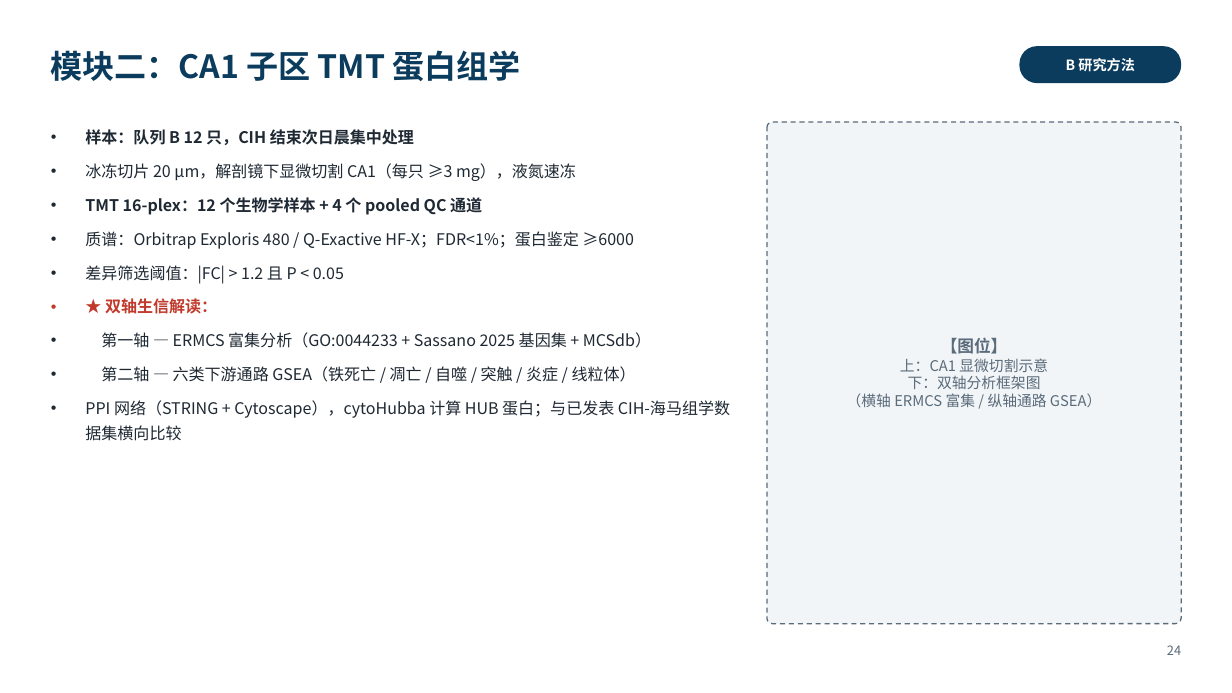
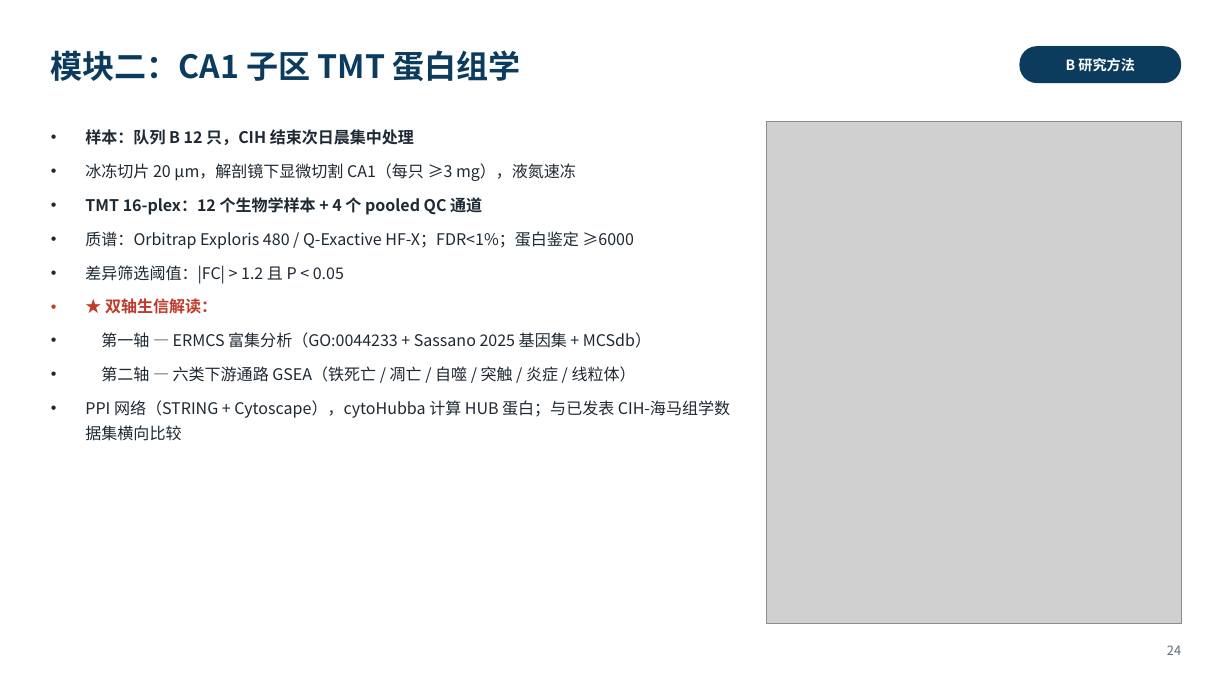
Before and after one commit to xoaiquynhanh17228kk-sketch/test, a slide deck: slide 24 of 开题报告_骨架.pptx. Drawn at 1232x693 pixels with LibreOffice and Linux fonts; fonts in the diff are those of the drawing; grey boxes stand for pictures. Boxes give left, top, right and bottom in pixels: in the first picture for what was removed or moved away, otherwise in the second. Text is boxed around its words. In the diff, an @@ line names an element or a change of style, - is before the commit and + after.

```diff
--- a/开题报告_骨架.pptx
+++ b/开题报告_骨架.pptx
@@ rounded rectangle removed at (767,122,1181,624) @@
@@ picture added at (767,122,1181,624) @@
@@ text removed at (847,337,1101,407) @@
-【图位】
-上：CA1 显微切割示意
-下：双轴分析框架图
-（横轴 ERMCS 富集 / 纵轴通路 GSEA）
```
Also in this commit, not shown: 22 other slides changed, 26 other files.
